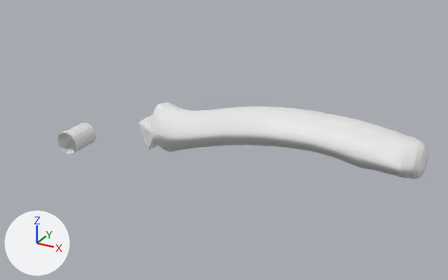
Before and after pictures for a commit that changed the Blender file Designs for Maze Game/Cutter/Wire_Cutter.blend.
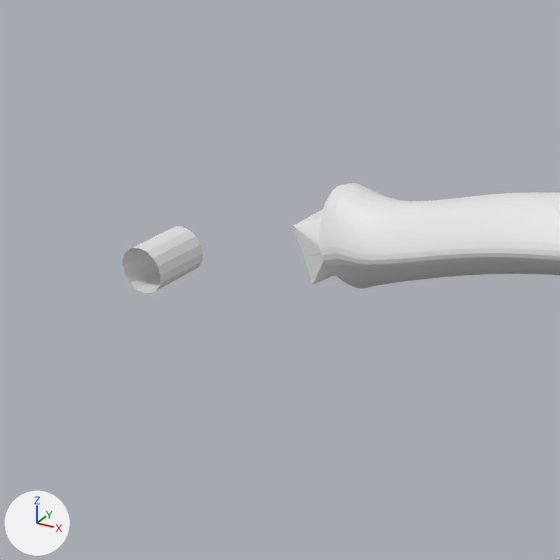
Old and new are each drawn whole from a 50 mm camera at (2.35, -3.74, 2.16) aimed at (0.22, 0.12, 0.23) and again close up on the part from 0% to 59% of the width and 6% to 100% of the height. The lights are fixed; the arrows at lower left show +X, +Y and +Z.

In view in the first close-up: 'Circle', 'Cutters', 'Hinge'.
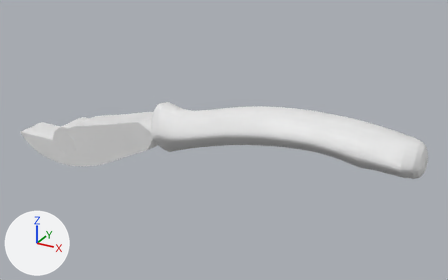
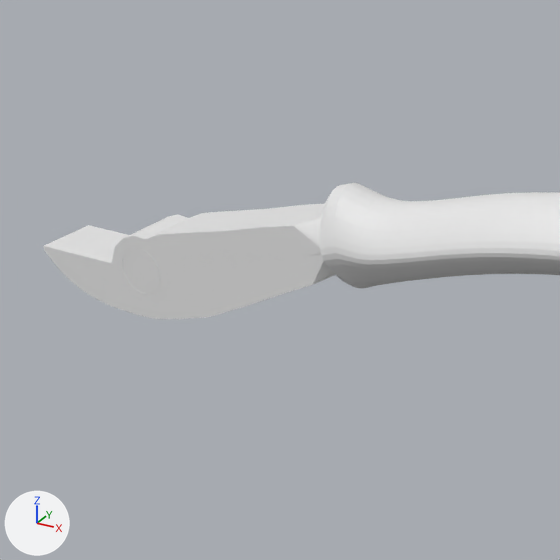
The change in detail:
me_circle_002 is used by ob_cutters; location (1.01, 0.0, 0.505); rotation (0.0, 1.571, 0.0), in degrees (0, 90, 0).
me_circle_002 had 121 vertices, 128 faces, 2 loose edges and spanned x 0.071..0.378, y -0.133..0.133, z -1.409..-1.097.
me_circle_002 now has 241 vertices, 278 faces and spans x 0.071..0.713, y -0.133..0.133, z -2.724..-1.097.
me_circle_002 part 1: 120 vertices added at x 0.194..0.713, y -0.133..0.133, z -2.724..-1.488.

Boxes (x1, y1, x2, y2) around the edits, measured in the close-ups (560 x 560 px):
'Cutters', reshaped: before (293, 209, 335, 284); after (43, 203, 335, 319)
part 1 of me_circle_002, added: after (43, 203, 325, 319)
'Hinge', unchanged, covered by the edit: before (123, 226, 203, 294); after (122, 250, 160, 294)
